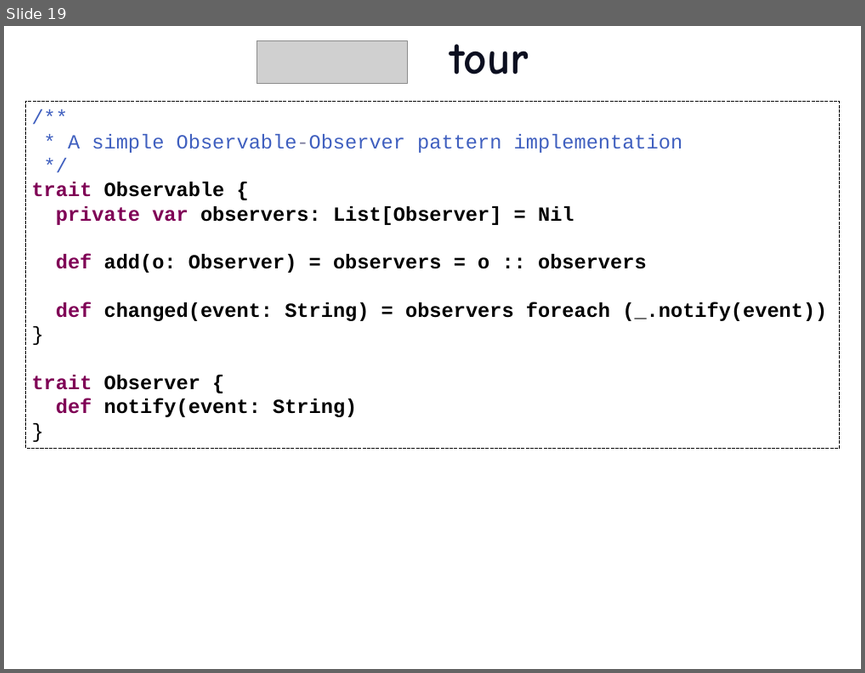
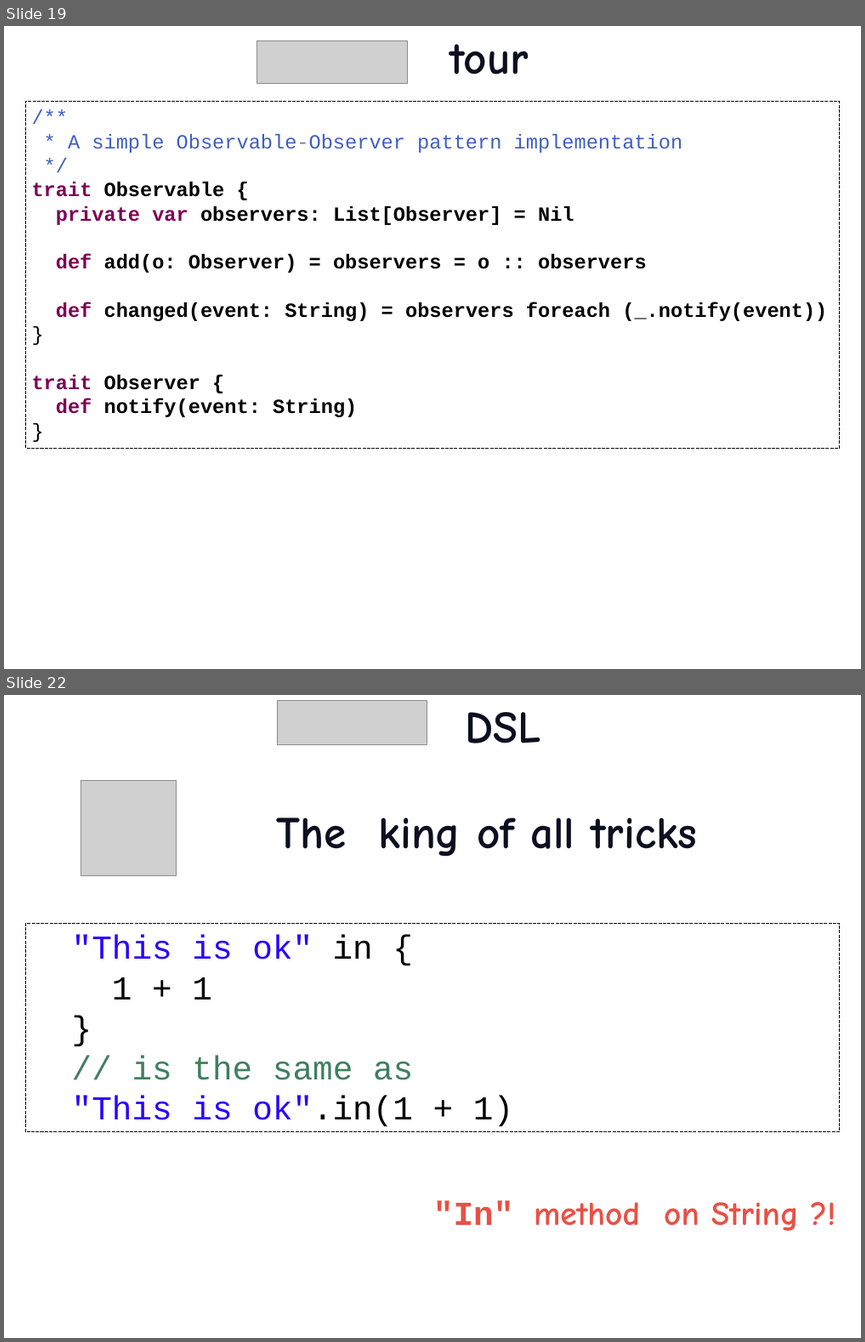
Before and after one commit to etorreborre/oscon-2010, a slide deck: src/main/resources/oscon_2010_specs.pptx. Shown one above the other, each under a label of ours: slide 19 before the commit, slides 19 and 22 after it; the slides between them are not shown. The pictures are 865x673 and 865x1342 pixels, drawn with LibreOffice and Linux fonts; fonts in the diff are those of the drawing; grey boxes stand for pictures; background and template pictures are left out. Boxes give left, top, right and bottom in pixels: in the first picture for what was removed or moved away, otherwise in the second. Text is boxed around its words. In the diff, an @@ line names an element or a change of style, - is before the commit and + after.

```diff
--- a/src/main/resources/oscon_2010_specs.pptx
+++ b/src/main/resources/oscon_2010_specs.pptx
@@ slide 22 added at (x1=4, y1=695, x2=861, y2=1338), background picture (left out) @@
@@ picture added at (x1=277, y1=700, x2=427, y2=744) @@
@@ title added at (x1=466, y1=712, x2=541, y2=743), 54 pt, text #0C0F20, bold @@
+DSL
@@ picture added at (x1=81, y1=781, x2=177, y2=876) @@
@@ text added at (x1=276, y1=817, x2=697, y2=857), 54 pt, text #0C0F20, bold @@
+The king of all tricks
@@ rectangle added at (x1=26, y1=923, x2=839, y2=1132), outline #000000 0.75 pt dashed, 40 pt, text #2A00FF @@
+"This is ok" in {
+1 + 1
+}
+// is the same as
+"This is ok".in(1 + 1)
@@ text added at (x1=433, y1=1201, x2=799, y2=1231), 40 pt, text #E75145, bold @@
+"In" method on String ?!
```
Also in this commit, not shown: 1 slide changed, 8 other slides added, 4 other files.
